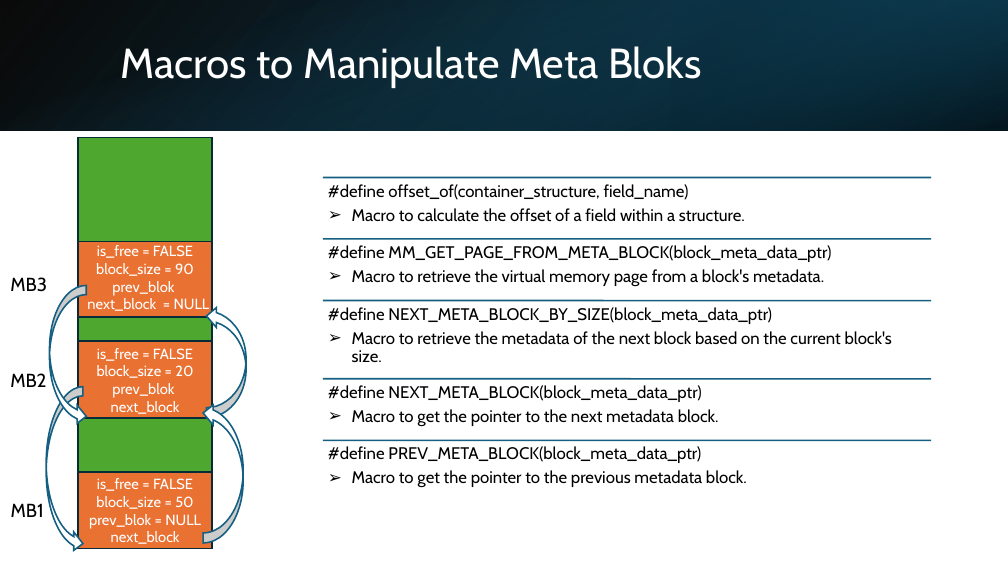
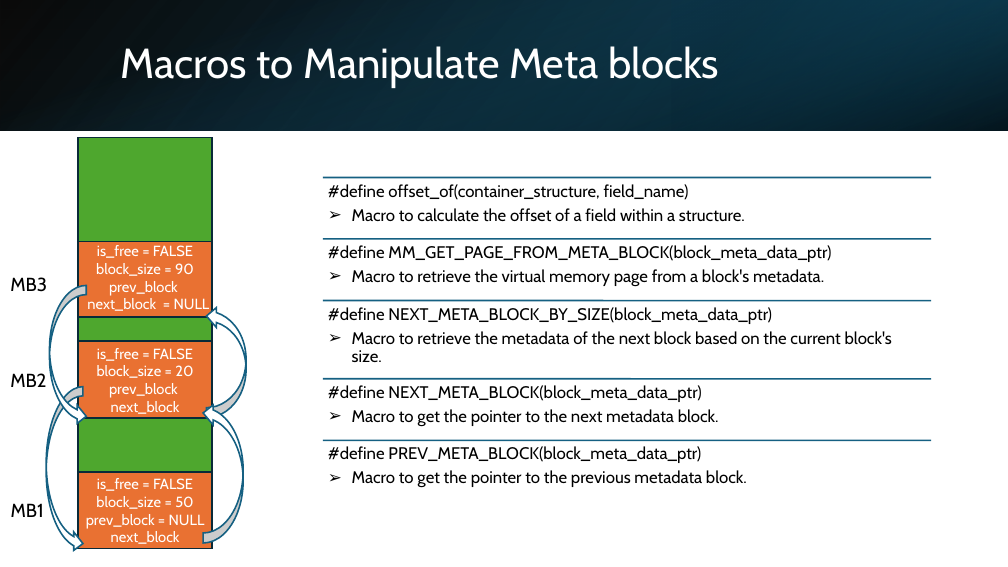
Before and after one commit to Mahmoud-Abdelraouf/STmicro-System-Programming-under-Linux, a slide deck: slide 30 of 04.Advanced/Tasks/Heap_Memory_Manager/HeapMemoryManager.pptx. Drawn at 1008x567 pixels with LibreOffice and Linux fonts; fonts in the diff are those of the drawing. Boxes give left, top, right and bottom in pixels: in the first picture for what was removed or moved away, otherwise in the second. Text is boxed around its words. In the diff, an @@ line names an element or a change of style, - is before the commit and + after.

```diff
--- a/04.Advanced/Tasks/Heap_Memory_Manager/HeapMemoryManager.pptx
+++ b/04.Advanced/Tasks/Heap_Memory_Manager/HeapMemoryManager.pptx
@@ text at [121,46,719,88]: text changed @@
-Macros to Manipulate Meta Bloks
+Macros to Manipulate Meta blocks
@@ text at [109,281,178,296]: text changed @@
-prev_blok
+prev_block
@@ text at [109,383,178,398]: text changed @@
-prev_blok
+prev_block
@@ text at [86,514,205,529]: text changed @@
-prev_blok = NULL
+prev_block = NULL
```
Also in this commit, not shown: 3 other slides changed, 14 slides added, 1 slide removed.
